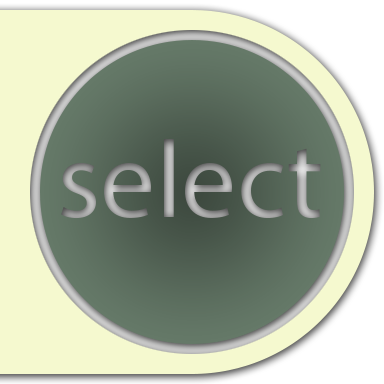
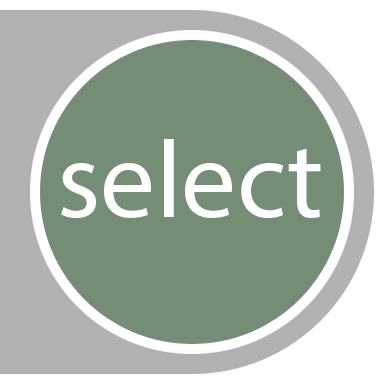
Revision of a layered 384 x 384 image; what changed, layer by layer:
removed group "select" (1st of 2) (9 layers) over (0, 10, 374, 374)
removed group "button" (2nd of 2, in "select") (6 layers) from group "select" over (40, 40, 344, 344)
moved "up" (2nd of 2) out of group "up", painted on it over (40, 40, 344, 344)
removed group "down" (3rd of 4, in "select" › "button") (2 layers) from group "button" over (40, 40, 344, 344)
removed layer "Layer 1" (2nd of 2, in "select" › "button" › "down") from group "down" over (42, 42, 343, 343)
removed layer "down" (4th of 4, in "select" › "button" › "down") from group "down" over (40, 40, 344, 344)
moved "Rounded Rectangle 1" out of group "select", painted on it over (0, 10, 374, 374)
